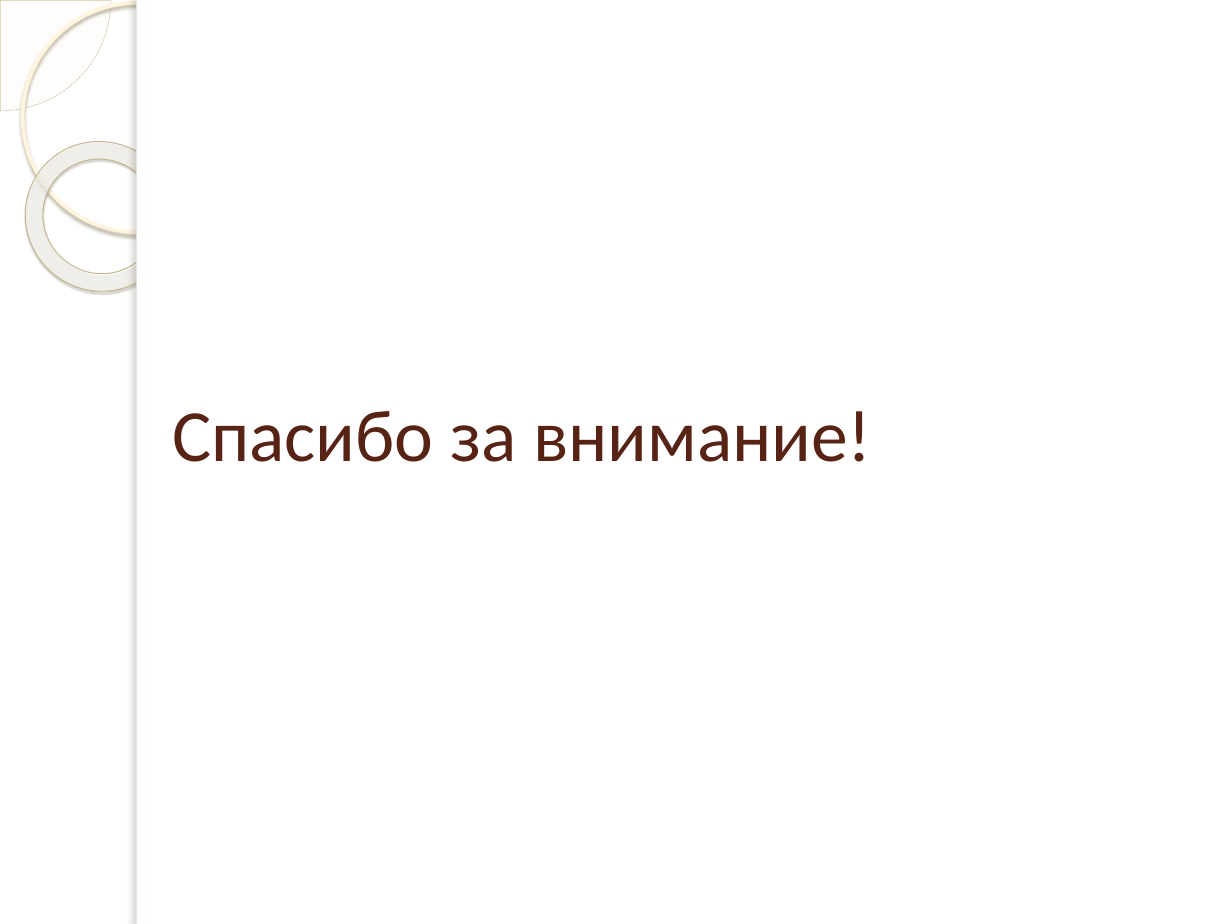
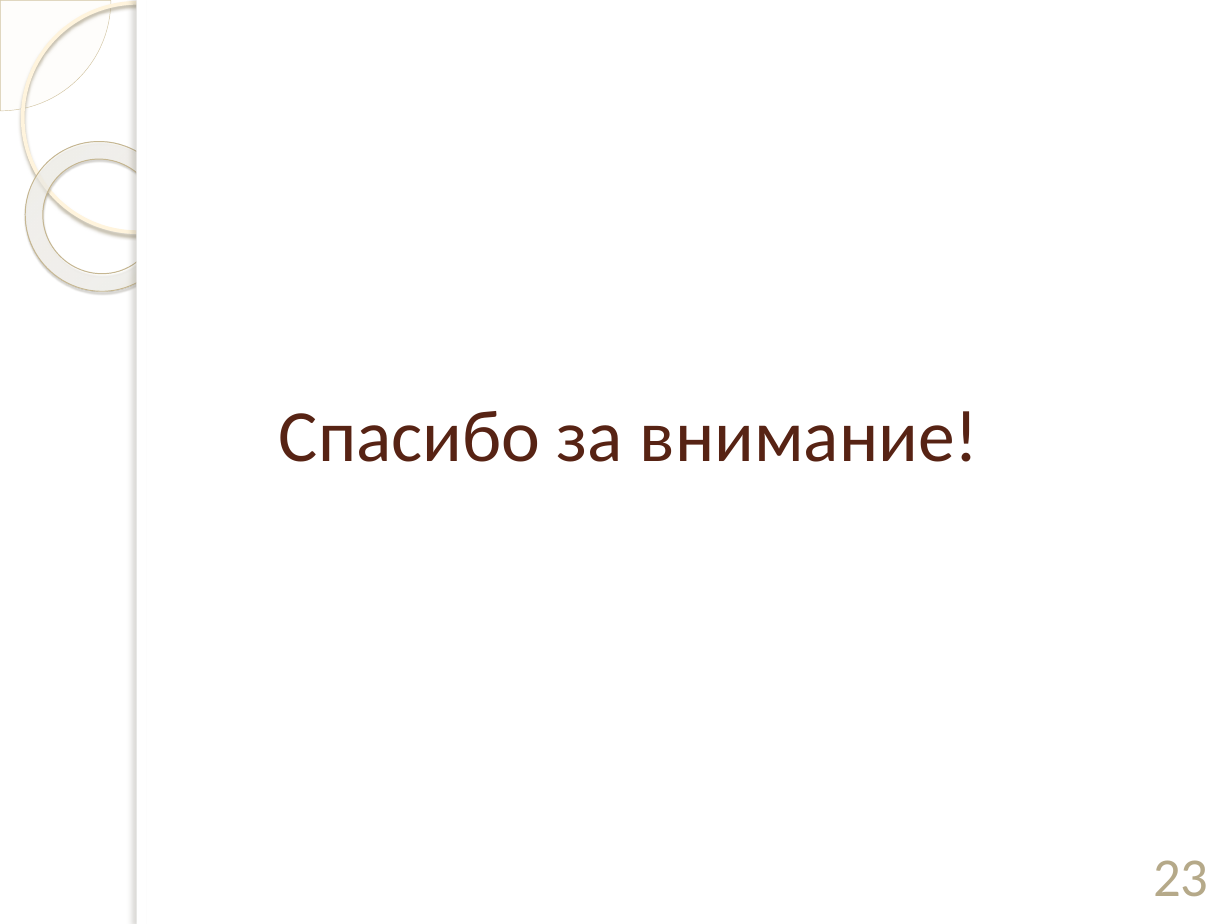
Before and after one commit to ViktoriaWofC/Fractl, a slide deck: slide 23 of documents/Сахибназарова.pptx (slide 16 before the commit). Drawn at 1232x924 pixels with LibreOffice and Linux fonts; fonts in the diff are those of the drawing; background and template pictures are left out. Boxes give left, top, right and bottom in pixels: in the first picture for what was removed or moved away, otherwise in the second. Text is boxed around its words. In the diff, an @@ line names an element or a change of style, - is before the commit and + after.

```diff
--- a/documents/Сахибназарова.pptx
+++ b/documents/Сахибназарова.pptx
@@ title "Спасибо за внимание!": place and size @@
-title "Спасибо за внимание!" at (172,411,872,462)
+title "Спасибо за внимание!" at (279,411,979,462)
@@ page number added at (1153,860,1208,897), 32 pt, text #B6A98A @@
+23
```
Also in this commit, not shown: 13 other slides changed, 9 slides added, 2 slides removed, 3 other files.
